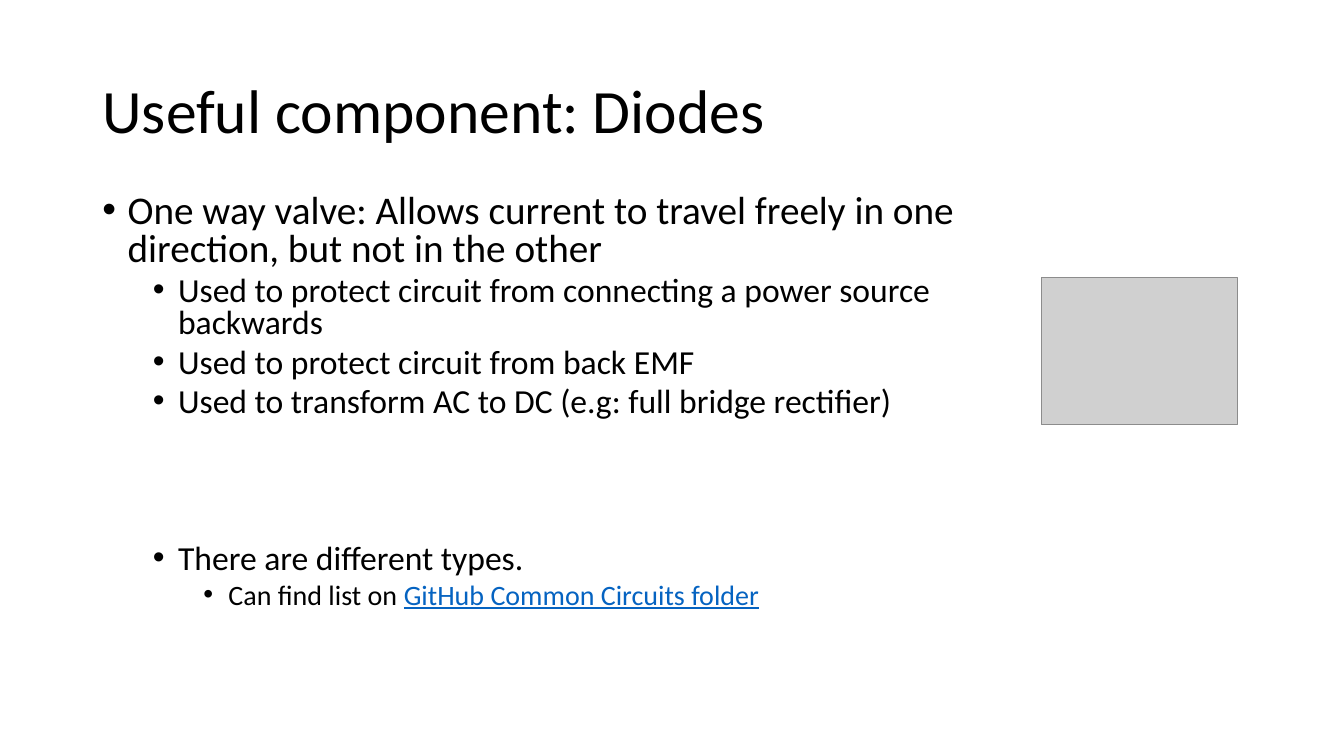
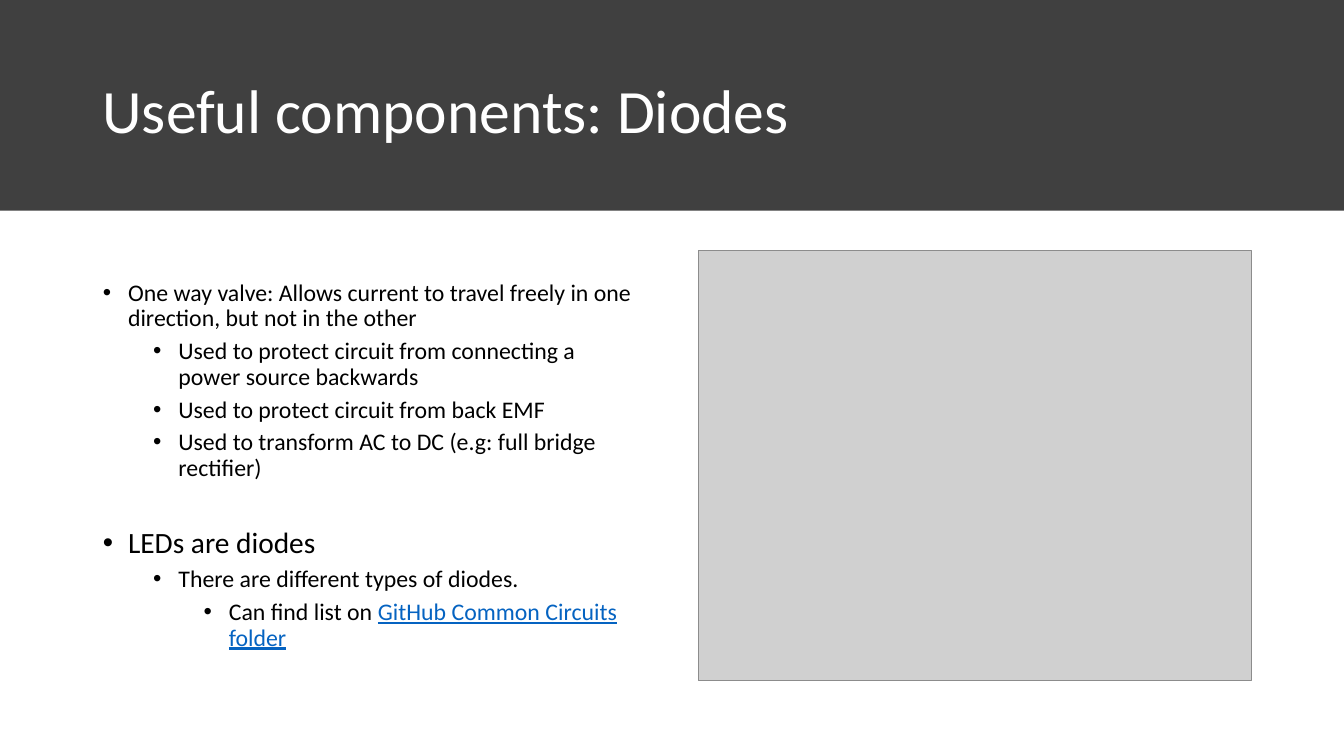
Before and after one commit to Runtime-Learner/McGill-BattleBots-Club, a slide deck: slide 12 of ECSE/Workshop-1/workshop1.pptx (slide 11 before the commit). Drawn at 1344x756 pixels with LibreOffice and Linux fonts; fonts in the diff are those of the drawing; grey boxes stand for pictures. Boxes give left, top, right and bottom in pixels: in the first picture for what was removed or moved away, otherwise in the second. Text is boxed around its words. In the diff, an @@ line names an element or a change of style, - is before the commit and + after.

```diff
--- a/ECSE/Workshop-1/workshop1.pptx
+++ b/ECSE/Workshop-1/workshop1.pptx
@@ rectangle added at (0, 0, 1344, 211), fill #404040 @@
@@ title at (102, 90, 788, 143): text changed; text colour #000000 to #FFFFFF @@
-Useful component: Diodes
+Useful components: Diodes
@@ text "One way valve: Allows current ...": place and size @@
-text "One way valve: Allows current ..." at (128, 196, 954, 609)
+text "One way valve: Allows current ..." at (128, 284, 631, 650)
@@ text "One way valve: Allows current ..." at (128, 284, 631, 650): vertical alignment top to middle @@
@@ picture: place and size @@
-picture at (1042, 277, 1238, 424)
+picture at (699, 251, 1252, 682)
@@ text at (128, 284, 631, 650): size 28 to 17 pt in "One way valve: Allows current to travel ..."; size 24 to 17 pt in "Used to protect circuit from connecting a ...", "Used to protect circuit from back EMF", "Used to transform AC to DC (e.g: ..."; size 20 to 17 pt in "Can find list on GitHub Common Circuits ..."; line spacing 0.8 to 0.9 @@
@@ text at (128, 532, 518, 591): text changed; size 24 to 17 pt @@
-  • There are different types.
+• LEDs are diodes
+  • There are different types of diodes.
```
Also in this commit, not shown: 10 other slides changed, 1 slide added, 4 other files.
